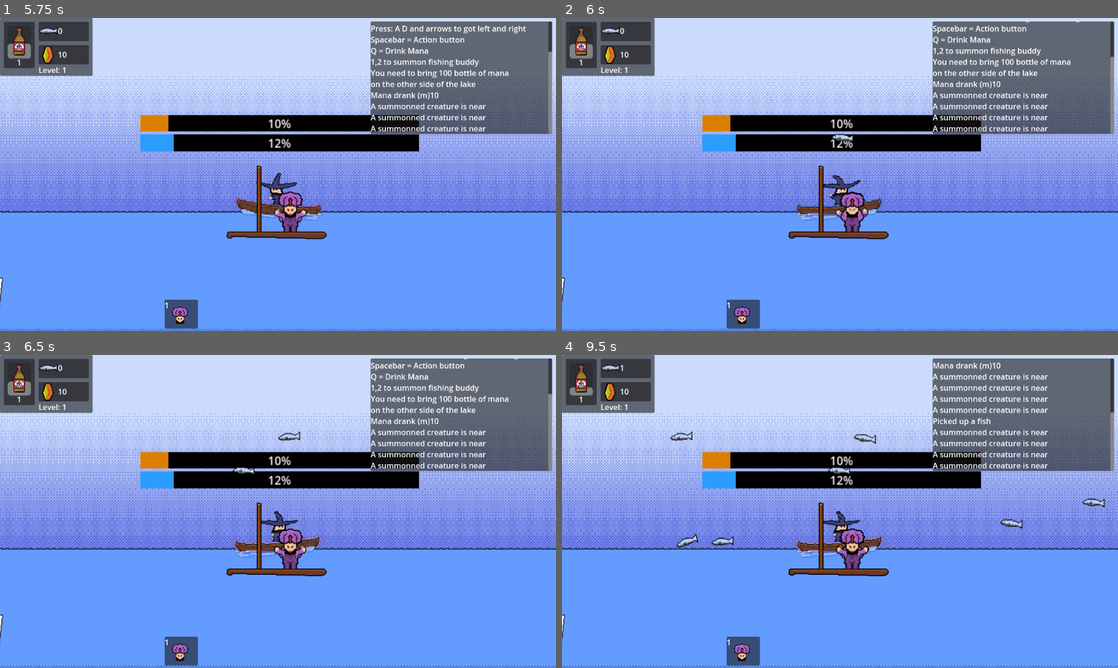
Above: before the commit, frames 1-4 (two rows, left to right).
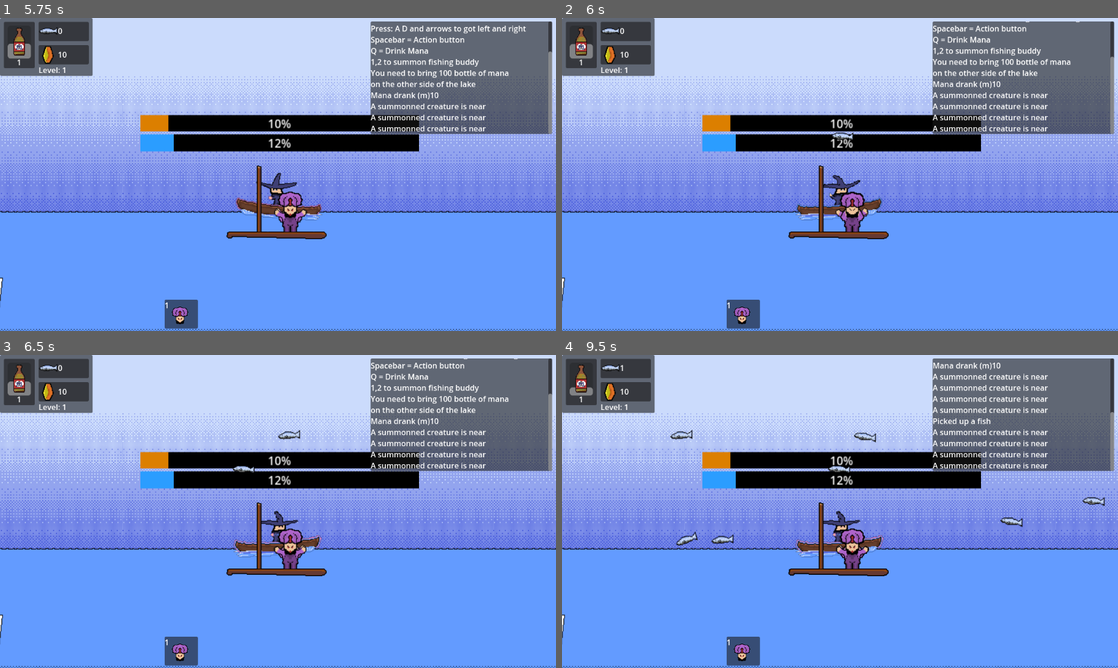
Above: after the commit, the same moments.

Repository: acsid/msummoner
Game: Godot game, scene res://main_menu.tscn
Two runs of this game, one before a commit and one after it. Both use one fixed random seed, a clock stepped at 60 frames per second and the inputs below.
Inputs:
- Up to frame 1 (5.75 s): click "Start Game" at 0.5 s; tap Enter at 1.25 s; hold Space (cast) 1.28-2.03 s; hold Right (ui_right) 1.28-2.78 s; tap Space (cast) at 2.1, 3.8, 5.1 s; hold Left (ui_left) 2.78-3.53 s; hold Space (cast) 2.78-3.53 s; tap Q (drink) at 2.85 s; hold Right (ui_right) 3.53-5.03 s; tap 1 (summon1) at 3.6 s; hold Space (cast) 4.28-5.03 s; tap 2 (summon2) at 4.35 s; hold Left (ui_left) from 5.03 s (still down)
- Up to frame 2 (6 s): release Left (ui_left) at 5.78 s; hold Right (ui_right) from 5.78 s (still down); hold Space (cast) from 5.78 s (still down)
- Up to frame 3 (6.5 s): keep holding Right (ui_right); keep holding Space (cast)
- Up to frame 4 (9.5 s): release Right (ui_right) at 6.53 s; release Space (cast) at 6.53 s; hold Left (ui_left) 6.53-8.03 s; tap Q (drink) at 6.6 s; tap Space (cast) at 6.8, 8.3 s; hold Space (cast) 7.28-8.03 s; tap 1 (summon1) at 7.35 s; hold Right (ui_right) from 8.03 s (still down); tap 2 (summon2) at 8.1 s; hold Space (cast) from 8.78 s (still down)

Frame 1 is identical in both runs. In frame 2, less than 0.1% of the frame differs, in the area x 48-53%, y 36-40%; in frame 3, 0.2%; in frame 4, 0.7%, in the area x 19-98%, y 24-62%.

Commit message:
center regular fish collision

Diff:
--- a/CharacterBody2D.gd
+++ b/CharacterBody2D.gd
@@ -20,14 +20,12 @@
 var cooldown_time = 2
 # Get the gravity from the project settings to be synced with RigidBody nodes.
 var gravity = ProjectSettings.get_setting("physics/2d/default_gravity")
+var cast = 0
+var castui = preload("res://cast.tscn")
 
-var cast = 0
 
-var castui = preload("res://cast.tscn")
 func _ready():
-	print("player ready")
 	pass
-	#position.x -= lake.lastchunk -1024
 
 func _physics_process(delta):
 	# Add the gravity.
--- a/fish.tscn
+++ b/fish.tscn
@@ -55,7 +55,6 @@
 texture = ExtResource("2_i73ch")
 
 [node name="CollisionShape2D" type="CollisionShape2D" parent="."]
-position = Vector2(0.5, -2.5)
 shape = SubResource("CircleShape2D_vhvuo")
 
 [node name="Area2D" type="Area2D" parent="."]
